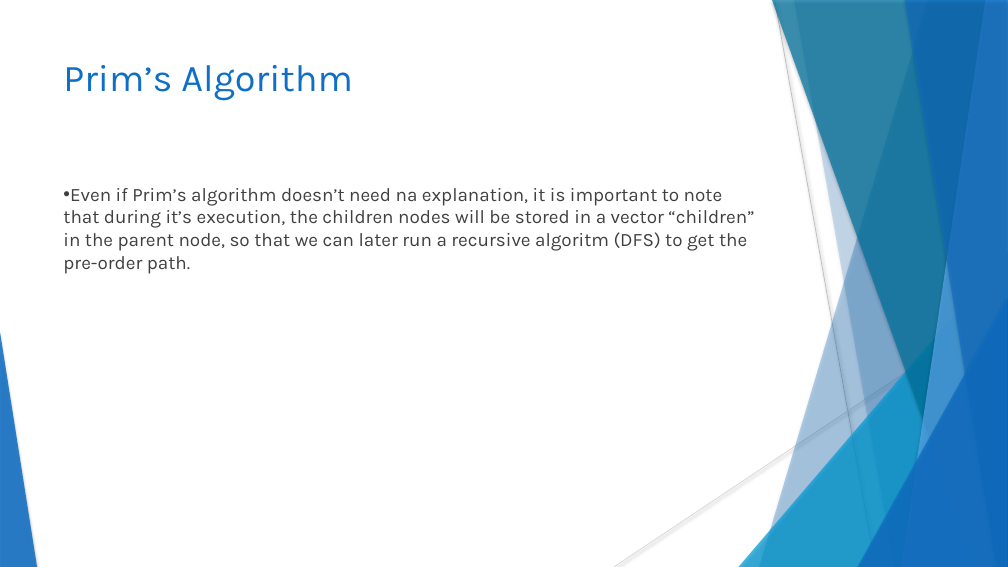
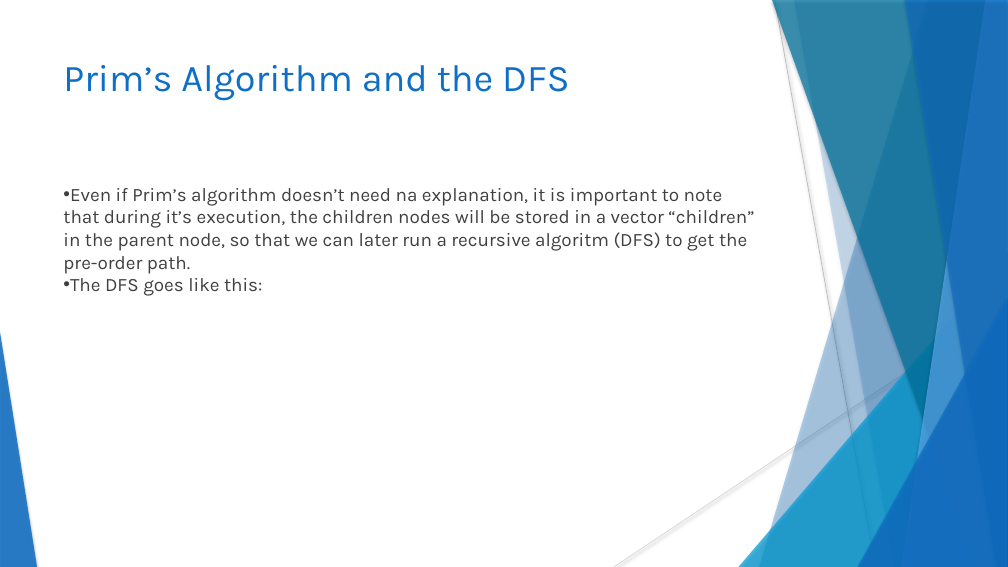
Before and after one commit to Spleentery/DA_TSP_Project-2, a slide deck: slide 11 of docs/Project 2.pptx. Drawn at 1008x567 pixels with LibreOffice and Linux fonts; fonts in the diff are those of the drawing. Boxes give left, top, right and bottom in pixels: in the first picture for what was removed or moved away, otherwise in the second. Text is boxed around its words. In the diff, an @@ line names an element or a change of style, - is before the commit and + after.

```diff
--- a/docs/Project 2.pptx
+++ b/docs/Project 2.pptx
@@ title at (x1=63, y1=65, x2=570, y2=101): text changed @@
-Prim’s Algorithm
+Prim’s Algorithm and the DFS
@@ text at (x1=70, y1=278, x2=262, y2=296): paragraph added @@
+• The DFS goes like this:
```
Also in this commit, not shown: 1 other slide changed, 7 slides added.
